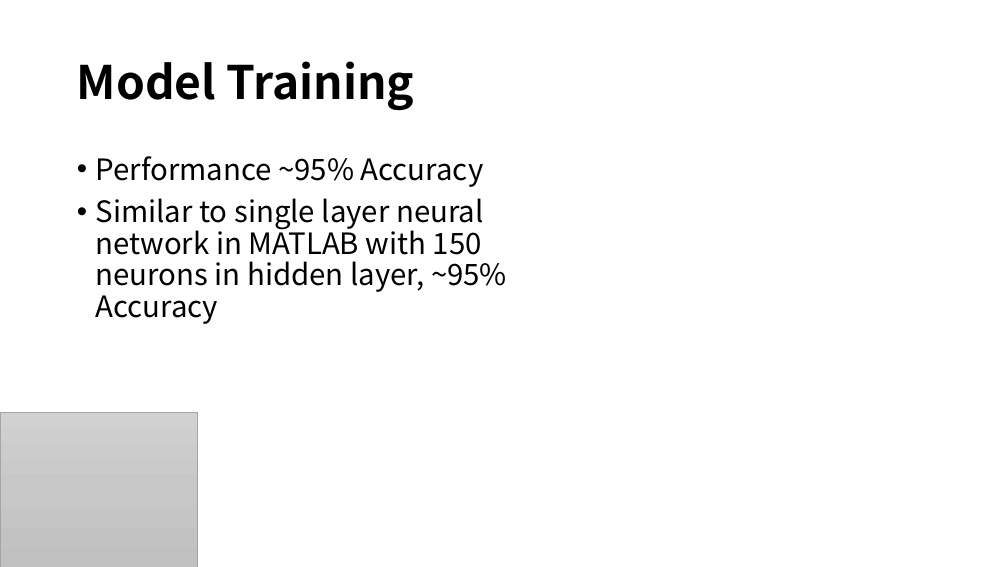
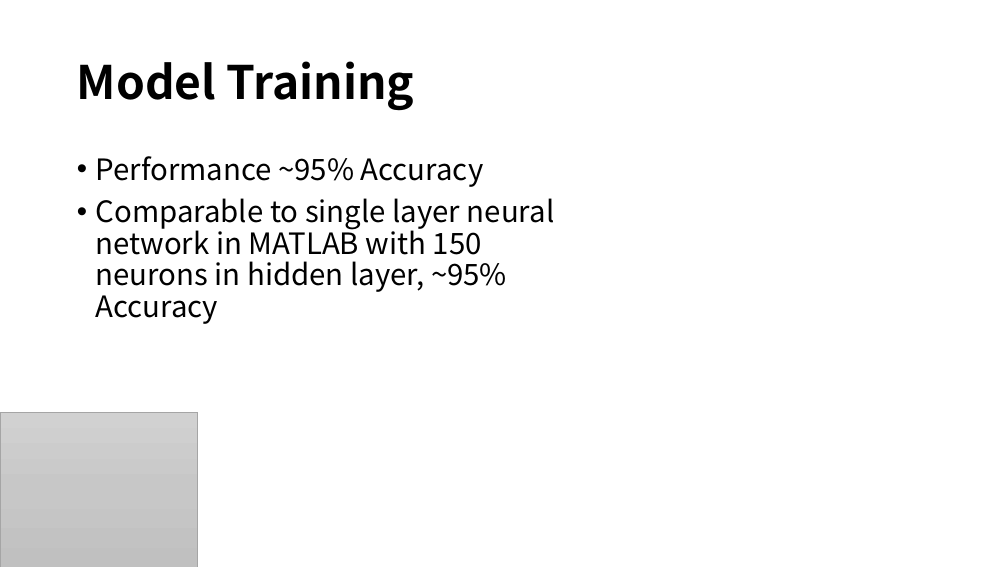
Before and after one commit to shadowdkm/speaker-recognition-ENGR-518, a slide deck: slide 9 of Speaker Recognition.pptx. Drawn at 1008x567 pixels with LibreOffice and Linux fonts; fonts in the diff are those of the drawing; background and template pictures are left out. Boxes give left, top, right and bottom in pixels: in the first picture for what was removed or moved away, otherwise in the second. Text is boxed around its words. In the diff, an @@ line names an element or a change of style, - is before the commit and + after.

Commit message:
updated ppt

```diff
--- a/Speaker Recognition.pptx
+++ b/Speaker Recognition.pptx
@@ text at (96, 198, 554, 324): text changed @@
-• Similar to single layer neural network in MATLAB with 150 neurons in hidden layer, ~95% Accuracy
+• Comparable to single layer neural network in MATLAB with 150 neurons in hidden layer, ~95% Accuracy
```
Also in this commit, not shown: 2 other slides changed.
